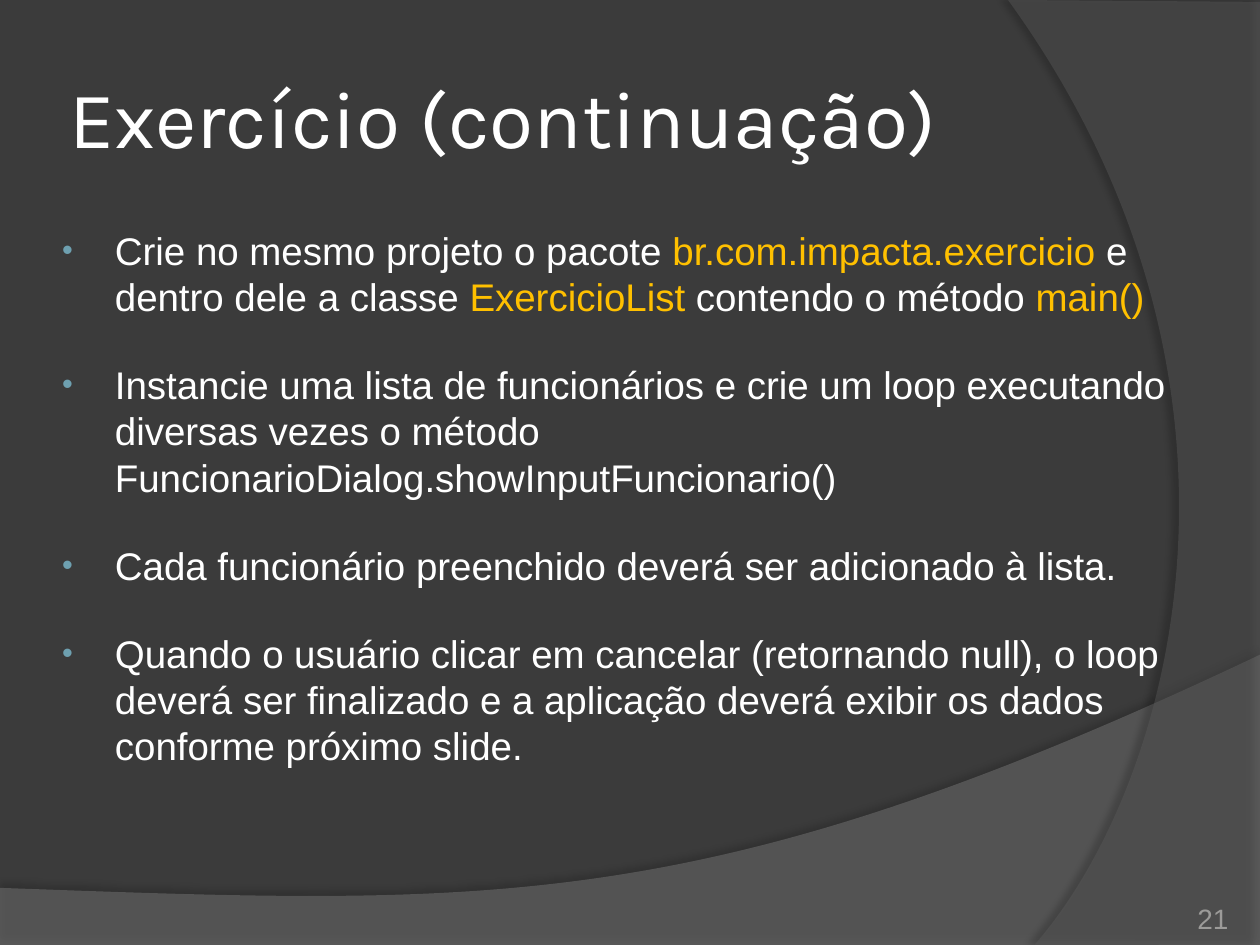
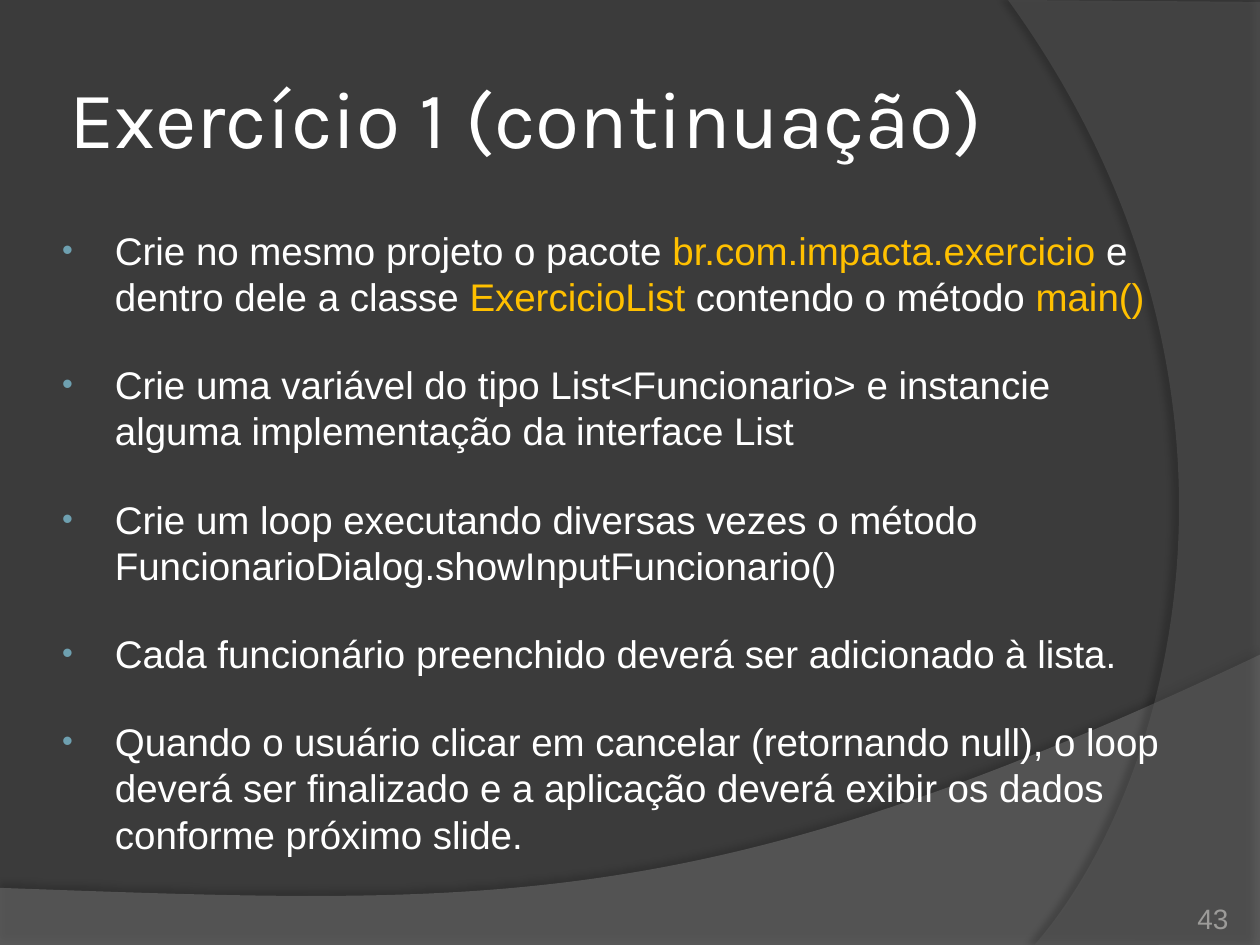
Before and after one commit to duchesqui/slzvieira-training, a slide deck: slide 43 of 2-Java-Programmer-Modulo-II/10.Capitulo04.pptx (slide 21 before the commit). Drawn at 1260x945 pixels with LibreOffice and Linux fonts; fonts in the diff are those of the drawing. Boxes give left, top, right and bottom in pixels: in the first picture for what was removed or moved away, otherwise in the second. Text is boxed around its words. In the diff, an @@ line names an element or a change of style, - is before the commit and + after.

```diff
--- a/2-Java-Programmer-Modulo-II/10.Capitulo04.pptx
+++ b/2-Java-Programmer-Modulo-II/10.Capitulo04.pptx
@@ title at (69, 86, 983, 165): text changed @@
-Exercício (continuação)
+Exercício 1 (continuação)
@@ text at (115, 370, 1051, 587): text changed @@
-• Instancie uma lista de funcionários e crie um loop executando diversas vezes o método FuncionarioDialog.showInputFuncionario()
+• Crie uma variável do tipo List<Funcionario> e instancie alguma implementação da interface List
+• Crie um loop executando diversas vezes o método FuncionarioDialog.showInputFuncionario()
@@ page number at (1197, 910, 1228, 929): text changed @@
-21
+43
```
Also in this commit, not shown: 12 other slides changed, 1 slide added, 1 slide removed, 3 other files.
